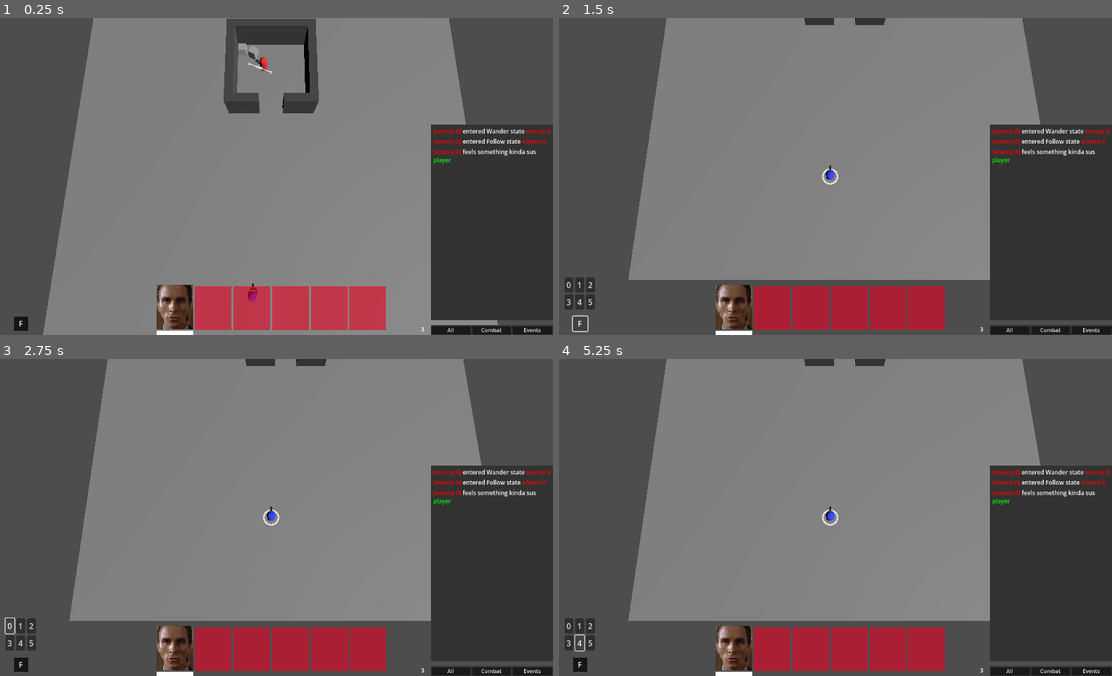
Above: before the commit, frames 1-4 (two rows, left to right).
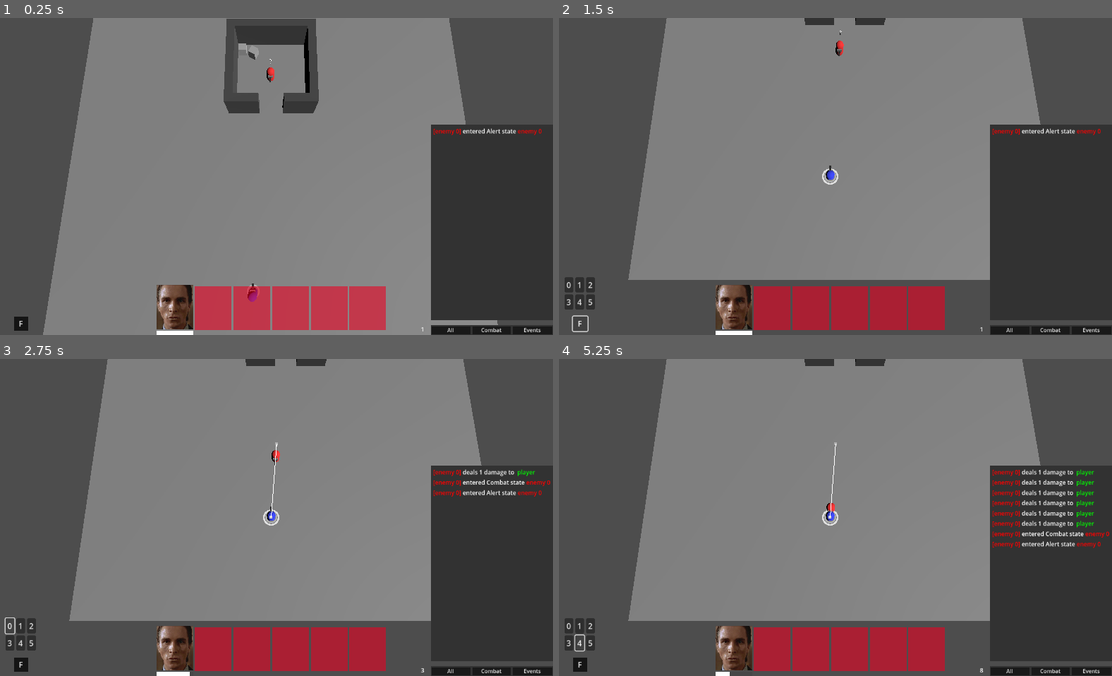
Above: after the commit, the same moments.

Repository: AAncapo/godot-rtwp
Game: Godot game, scene res://world.tscn
Two runs of this game, one before a commit and one after it. Both use one fixed random seed, a clock stepped at 60 frames per second and the inputs below.
Inputs (mouse positions are in pixels of both pictures, inside the frame that each line leads up to):
- Up to frame 1 (0.25 s): no input
- Up to frame 2 (1.5 s): click (735, 306) at 0.5 s; click "F" at 1.25 s
- Up to frame 3 (2.75 s): click "0" at 2 s
- Up to frame 4 (5.25 s): click "1" at 2.75 s; click "2" at 3.5 s; click "3" at 4.25 s; click "4" at 5 s

The runs differ from the first frame. In frame 1, 0.6% of the frame differs, in the area x 44-100%, y 12-99%; in frame 2, 0.6%; in frame 3, 0.6%; in frame 4, 1.5%, in the area x 30-100%, y 26-100%.

Commit message:
Continue refactoring Alert state
# on_body_exited detect_area doesnt change to wander state
# move to last known target position
# search enemies in area
# start wandering if nothing found

Diff:
--- a/characters/ai/state_machine/state_alert.gd
+++ b/characters/ai/state_machine/state_alert.gd
@@ -1,10 +1,13 @@
 extends State
 class_name Alert
 
+var last_target_pos: Vector3
 
 func enter():
 	mov.move_speed = _char.alert_spd
 	_char.safe_dist = _char.base_safe_dist
+
+	last_target_pos = target_char.global_position
 
 
 func update(delta:float):
@@ -15,12 +18,17 @@
 		target_char = null
 		return
 
-	mov.move_to(target_char.global_position)
-
 	if _char.at_range_from(target_char) && da.is_inside_fov(target_char):
 		changed.emit('combat')
 
-	if mov.target_reached:
+
+func update_physics(delta:float):
+	mov.move_to(last_target_pos)
+
+	## move to last known target position
+	## search enemies in area
+	## start wandering if nothing found
+	if mov.has_reached_target():
 		var enemies_in_area = da.get_units_in_area(_char)
 		if enemies_in_area.size() > 0:
 			_char.target = enemies_in_area[0]
--- a/characters/char_ai.gd
+++ b/characters/char_ai.gd
@@ -95,16 +95,14 @@
 		return
 	if ai_enabled && _char.is_enemy(body):
 		target_char = body
-		GameEvents.update_clg.emit(_char,'feels something kinda sus',body)
-		if _char.at_range_from(body):
-			stateMachine.current_state.changed.emit('alert') #is_inside_fov?
-		else:
-			stateMachine.current_state.changed.emit('follow')
+		stateMachine.current_state.changed.emit('alert')
+
 
 func _on_detection_area_body_exited(body):
 	if ai_enabled && _char.is_enemy(body):
 		if target_char && target_char==body:
-			target_char = null
+			pass
+#			target_char = null
 			## WANDER ##
-			stateMachine.current_state.changed.emit('wander')
+#			stateMachine.current_state.changed.emit('wander')
 ###########################################
--- a/characters/char_gui.gd
+++ b/characters/char_gui.gd
@@ -25,14 +25,21 @@
 	hr.get_surface_override_material(0).set_shader_parameter('width',0.2 / _char.hit_range)
 
 
+func set_location_indicator(new_pos:Vector3):
+	$location_pos.show()
+	$location_pos.global_position = new_pos + Vector3(0,0.2,0)
+
+
 func _on_character_selected():
 	is_selected = true
 	$AnimationPlayer.play("character animations/show_selection")
+
 
 func _on_character_deselected():
 	is_selected = false
 	$target_pos.hide()
 	selindicator.hide()
+
 
 func _on_character_select_as_target():
 	_on_character_selected()
@@ -80,6 +87,6 @@
 			state_icon = '!'
 
 	$state_indicator.text = state_icon
-	$state_indicator.visible = true
-	await get_tree().create_timer(2.0).timeout
-	$state_indicator.visible = false
+	$state_indicator.show()
+	await get_tree().create_timer(2.0, false).timeout
+	$state_indicator.hide()
--- a/characters/char_movement.gd
+++ b/characters/char_movement.gd
@@ -6,7 +6,6 @@
 var stopping_dist: float = 0.2
 var move_speed: float  ## by default is set to run_speed
 var rotate: bool = true
-var target_reached:bool
 
 
 func _physics_process(delta: float) -> void:
@@ -19,15 +18,18 @@
 			rotate_to(agent.get_next_path_position(), delta)
 
 		_char.move_and_slide()
-	else:
-		target_reached = true
+
+
+func has_reached_target() -> bool:
+	return _char.global_position.distance_to(agent.target_position) <= 0.5
 
 
 func move_to(target_pos: Vector3, _rotate:bool = true) -> void:
-	target_reached = false
 	stopping_dist = _char.safe_dist
 	self.rotate = _rotate
 	agent.target_position = target_pos
+
+	%GUI.set_location_indicator(target_pos)
 
 
 func rotate_to(target:Vector3, delta:float):
--- a/characters/character.tscn
+++ b/characters/character.tscn
@@ -151,16 +151,16 @@
 transform = Transform3D(1, 0, 0, 0, 1, 0, 0, 0, 1, 0, 0.947336, -0.684288)
 
 [node name="GUI" type="Node3D" parent="."]
+unique_name_in_owner = true
 process_mode = 3
 script = ExtResource("8_vg2pr")
 
 [node name="selection_indicator" type="MeshInstance3D" parent="GUI"]
 transform = Transform3D(2, 0, 0, 0, -8.74228e-08, 2, 0, -2, -8.74228e-08, 0, 0.02, 0)
-visible = false
 mesh = SubResource("QuadMesh_ptx2w")
 surface_material_override/0 = ExtResource("14_e0hy3")
 
-[node name="target_pos" type="MeshInstance3D" parent="GUI"]
+[node name="location_pos" type="MeshInstance3D" parent="GUI"]
 transform = Transform3D(1.50676, 0, 0, 0, -6.58624e-08, 1.50676, 0, -1.50676, -6.58624e-08, 0, 0.02, 0)
 top_level = true
 visible = false
